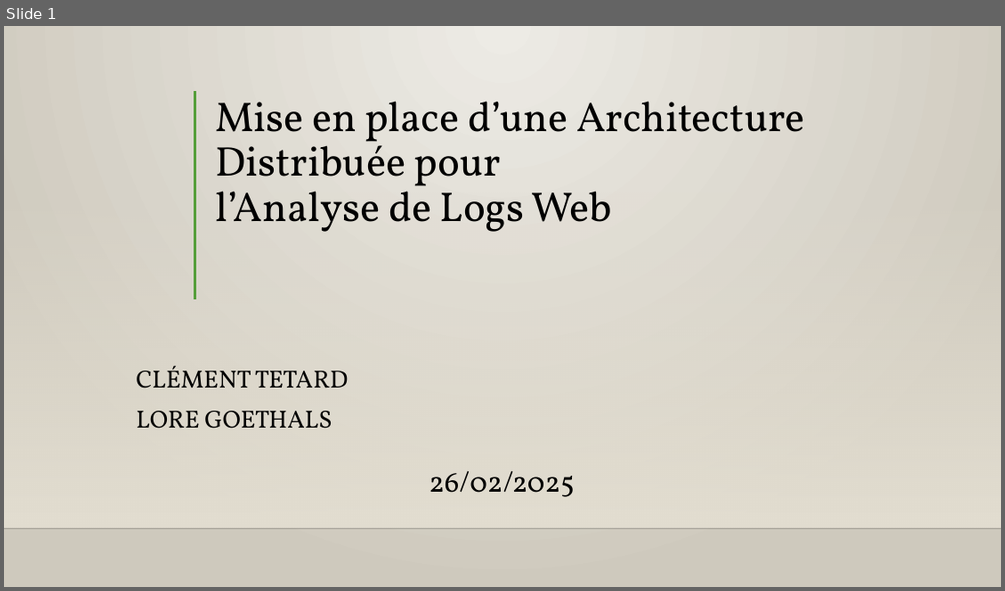
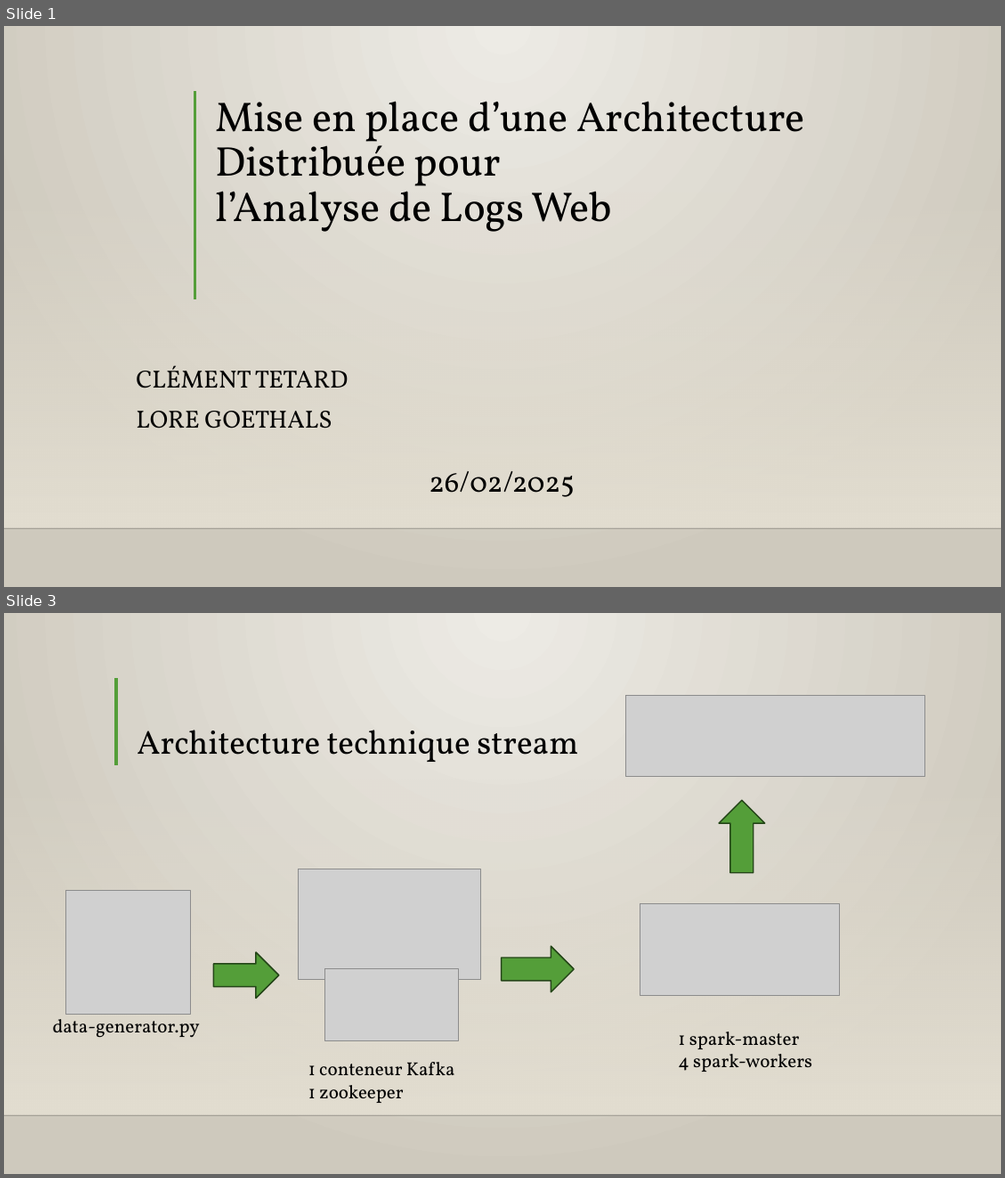
Before and after one commit to Lore9820/projet_architecture_distribue, a slide deck: presentation_projet_clement_lore.pptx. Shown one above the other, each under a label of ours: slide 1 before the commit, slides 1 and 3 after it; the slides between them are not shown. The pictures are 1005x591 and 1005x1178 pixels, drawn with LibreOffice and Linux fonts; fonts in the diff are those of the drawing; grey boxes stand for pictures; background and template pictures are left out. Boxes give left, top, right and bottom in pixels: in the first picture for what was removed or moved away, otherwise in the second. Text is boxed around its words. In the diff, an @@ line names an element or a change of style, - is before the commit and + after.

```diff
--- a/presentation_projet_clement_lore.pptx
+++ b/presentation_projet_clement_lore.pptx
@@ slide 3 added at (4,613,1001,1174), background gradient #EEECE6 to #CEC9BE; not listed: 2 template elements that a slide beside it also shows @@
@@ line added from (116, 678) to (116, 765), #549E39 3 pt @@
@@ picture added at (625,695,924,776) @@
@@ title added at (137,730,578,762), 32 pt, text #000000 @@
+Architecture technique stream
@@ right arrow added at (719,800,764,873), fill #549E39, outline #254519 1.25 pt @@
@@ picture added at (298,868,480,980) @@
@@ picture added at (66,891,190,1014) @@
@@ picture added at (639,903,840,995) @@
@@ right arrow added at (213,952,278,998), fill #549E39, outline #254519 1.25 pt @@
@@ right arrow added at (502,946,574,991), fill #549E39, outline #254519 1.25 pt @@
@@ picture added at (324,969,458,1041) @@
@@ text added at (53,1019,200,1038), 18 pt, text #000000 @@
+data-generator.py
@@ text added at (678,1031,812,1071), 18 pt, text #000000 @@
+1 spark-master
+4 spark-workers
@@ text added at (308,1062,455,1103), 18 pt, text #000000 @@
+1 conteneur Kafka
+1 zookeeper
```
Also in this commit, not shown: 3 slides changed, 3 other slides added, 2 slides removed.
